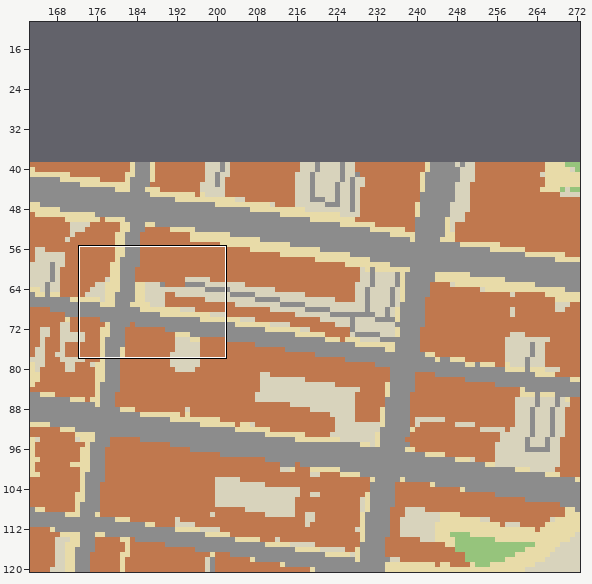
Tiled map (JSON), stored at tools/geo/out/upenn.tmj. Above, an overview of the earlier version with the close-up marked.
Close-up. The starting point:
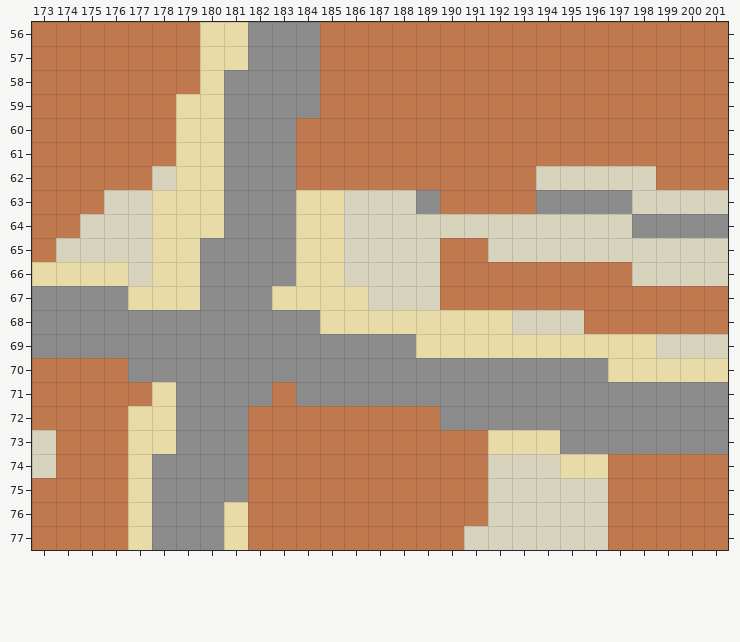
Cells are 16x16 px. Shown: x 173..201, y 56..77. The commit also changed other parts of the map, which this record leaves out. The old version is drawn lined up with the new one.
Once edited:
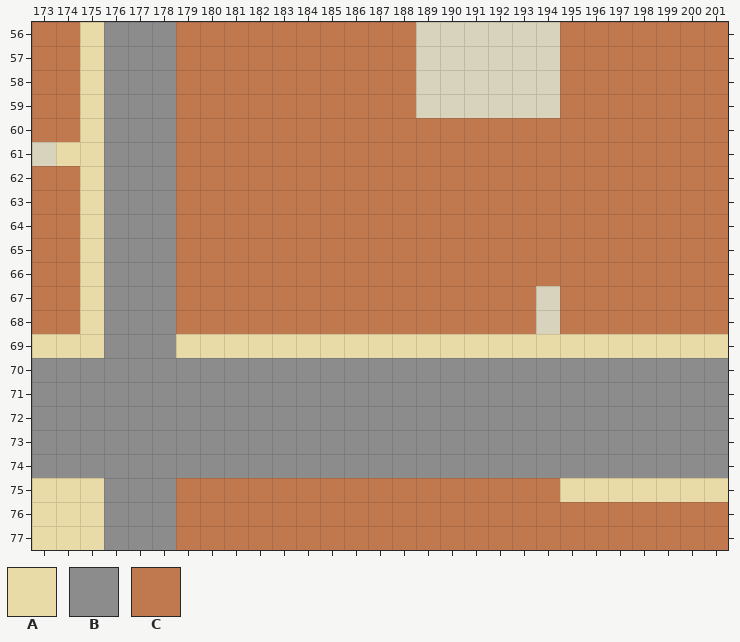
Key: from "campus": A 3, B 4, C 5.
_ is an empty cell, . an unchanged one.
From old to new:
map size 310x251 -> 345x296 cells (old content now starts at 6,39; both pictures use the new coordinates)
--- layer "paths"
@@ x 173..201 @@
-56 .._.....A....................
-57 .._.....A....................
-58 .._..........................
-59 .._..........................
-60 .._..........................
-61 .__..........................
-62 .._..........................
-63 .._........AA................
-64 .._........AA................
-65 .._........AA................
-66 A..........AA................
-67 ....A.....AAAA...............
-68 ............AAAAAAAA.........
-69 ..........................___
+56 ..A....._....................
+57 ..A....._....................
+58 ..A..........................
+59 ..A..........................
+60 ..A..........................
+61 .AA..........................
+62 ..A..........................
+63 ..A........__................
+64 ..A........__................
+65 ..A........__................
+66 _..........__................
+67 ...._.....____...............
+68 ............________.........
+69 ..........................AAA
@@ x 177..177 @@
-72 A
+72 _
@@ x 173..201 @@
-75 ___..................._______
-76 ___.A...A....................
-77 ___.A...A....................
+75 AAA...................AAAAAAA
+76 AAA._..._....................
+77 AAA._..._....................
--- layer "roads"
@@ x 173..201 @@
-56 ...___...BBB.................
-57 ...___...BBB.................
-58 ...___..BBBB.................
-59 ...___..BBBB.................
-60 ...___..BBB..................
-61 ...___..BBB..................
-62 ...___..BBB..................
-63 ...___..BBB.....B....BBBB....
-64 ...___..BBB..............BBBB
-65 ...___.BBBB..................
-66 ...___.BBBB..................
-67 BBB.__.BBB...................
-68 BBB...BBBBBB.................
-69 BBB...BBBBBBBBBB.............
-70 __......................_____
-71 ______.......................
-72 ______..._____...............
-73 ______..._____________.......
-74 _____....__________________._
-75 ...__.BBB....................
-76 ...__.BB.....................
-77 ...__.BB.....................
+56 ...BBB...___.................
+57 ...BBB...___.................
+58 ...BBB..____.................
+59 ...BBB..____.................
+60 ...BBB..___..................
+61 ...BBB..___..................
+62 ...BBB..___..................
+63 ...BBB..___....._....____....
+64 ...BBB..___..............____
+65 ...BBB.____..................
+66 ...BBB.____..................
+67 ___.BB.___...................
+68 ___...______.................
+69 ___...__________.............
+70 BB......................BBBBB
+71 BBBBBB.......................
+72 BBBBBB...BBBBB...............
+73 BBBBBB...BBBBBBBBBBBBB.......
+74 BBBBB....BBBBBBBBBBBBBBBBBB.B
+75 ...BB.___....................
+76 ...BB.__.....................
+77 ...BB.__.....................
--- layer "buildings"
@@ x 173..201 @@
-56 ..CCCC._____....CCCCCC.......
-57 ..CCCC._____....CCCCCC.......
-58 ..CCCC._____....CCCCCC.......
-59 ..CCCC______....CCCCCC.......
-60 ..CCCC_____..................
-61 CCCCCC_____..................
-62 ..CCC._____.........._____...
-63 ..C...___________....________
-64 ......_______________________
-65 ._....___________..__________
-66 __....___________........____
-67 __....___________....C.......
-68 __...._______________._......
+56 ..____.CCCCC....______.......
+57 ..____.CCCCC....______.......
+58 ..____.CCCCC....______.......
+59 ..____CCCCCC....______.......
+60 ..____CCCCC..................
+61 ______CCCCC..................
+62 ..___.CCCCC..........CCCCC...
+63 .._...CCCCCCCCCCC....CCCCCCCC
+64 ......CCCCCCCCCCCCCCCCCCCCCCC
+65 .C....CCCCCCCCCCC..CCCCCCCCCC
+66 CC....CCCCCCCCCCC........CCCC
+67 CC....CCCCCCCCCCC...._.......
+68 CC....CCCCCCCCCCCCCCC.C......
@@ x 173..201 @@
-70 CCCC.........................
-71 CCCCC.....C..................
-72 CCCC.....CCCCCCCC............
-73 .CCC.....CCCCCCCCCC..........
-74 .CCC.....CCCCCCCCCC.....CCCCC
-75 CCCC..___..........___..CCCCC
-76 CCCC..___.........._____.....
-77 CCCC..___.........______.....
+70 ____.........................
+71 _____....._..................
+72 ____.....________............
+73 .___.....__________..........
+74 .___.....__________....._____
+75 ____..CCC..........CCC.._____
+76 ____..CCC..........CCCCC.....
+77 ____..CCC.........CCCCCC.....
Changed places in both close-ups, as pixel boxes (x1, y1, x2, y2):
changed: (32, 22, 728, 550)
